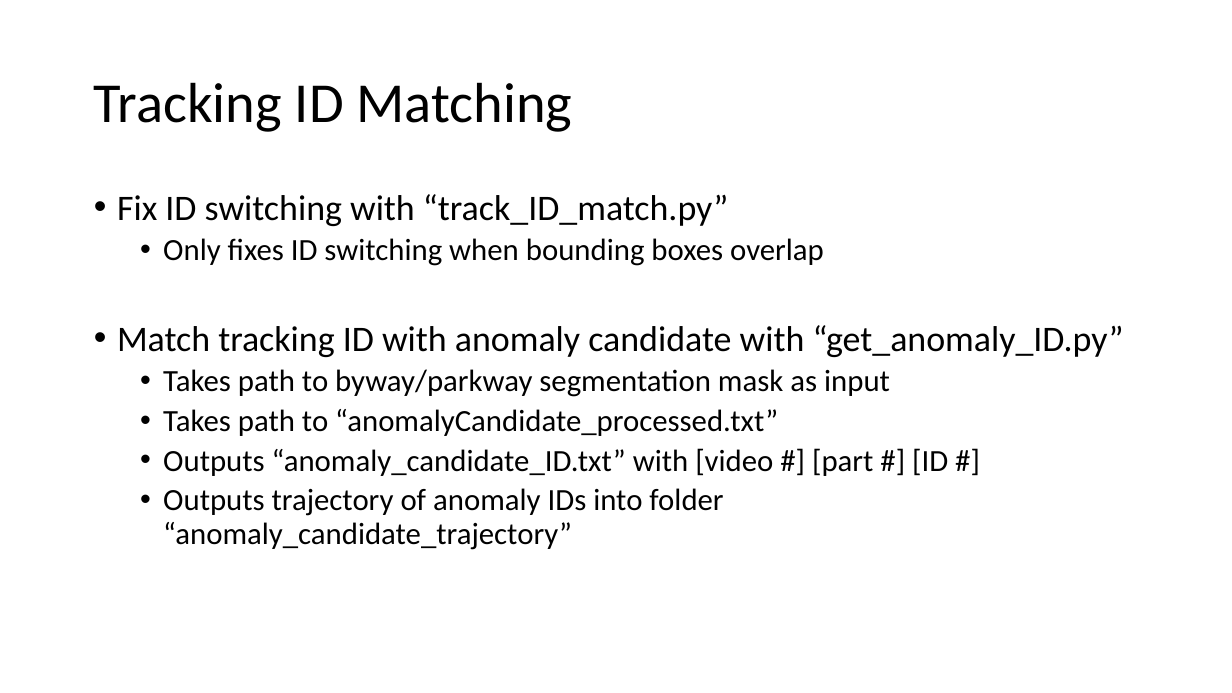
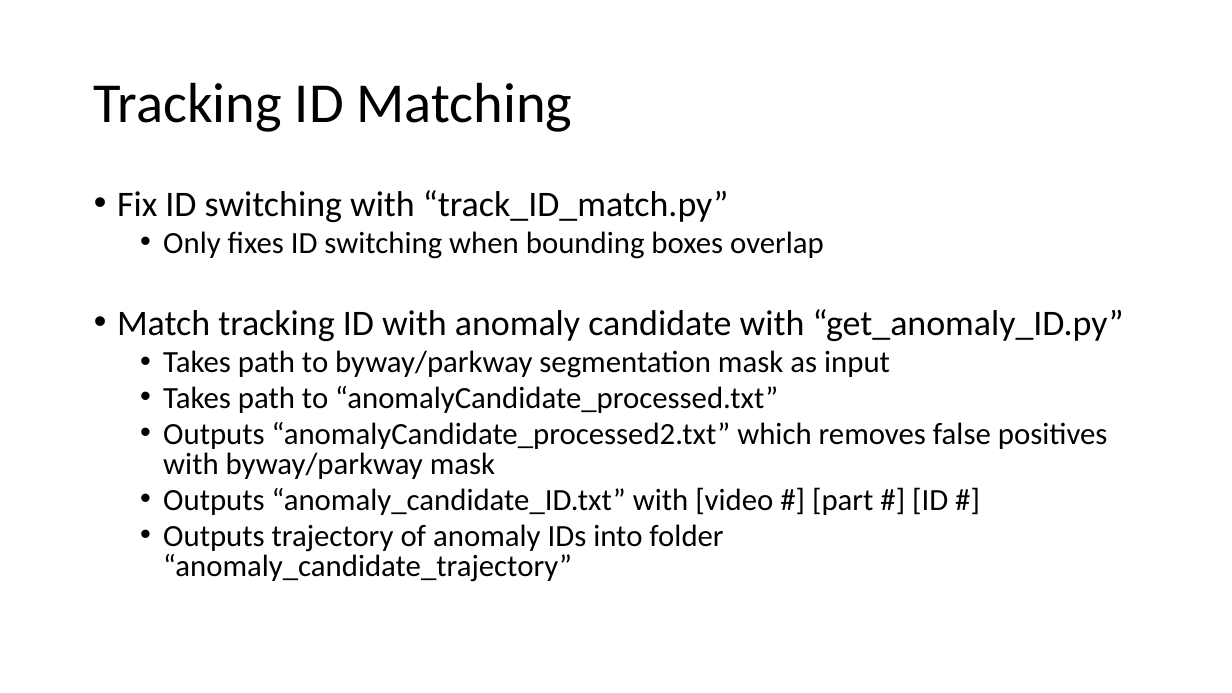
Before and after one commit to Y-x-Y/2019-CVPR-AIC-Track-3-UWIPL, a slide deck: slide 2 of time decision/time decision functions usage.pptx. Drawn at 1232x693 pixels with LibreOffice and Linux fonts; fonts in the diff are those of the drawing. Boxes give left, top, right and bottom in pixels: in the first picture for what was removed or moved away, otherwise in the second. Text is boxed around its words. In the diff, an @@ line names an element or a change of style, - is before the commit and + after.

```diff
--- a/time decision/time decision functions usage.pptx
+++ b/time decision/time decision functions usage.pptx
@@ text at box(117, 190, 1124, 582): line spacing 0.9 to 0.8 @@
@@ text at box(163, 422, 1108, 479): paragraph added @@
+  • Outputs “anomalyCandidate_processed2.txt” which removes false positives with byway/parkway mask
```
Also in this commit, not shown: 1 slide added, 3 other files.
